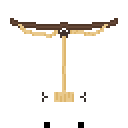
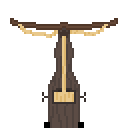
Layered file, before and after one edit (128x128). Changes by layer:
showed group "Base" (3 layers) over [48, 28, 80, 128]
